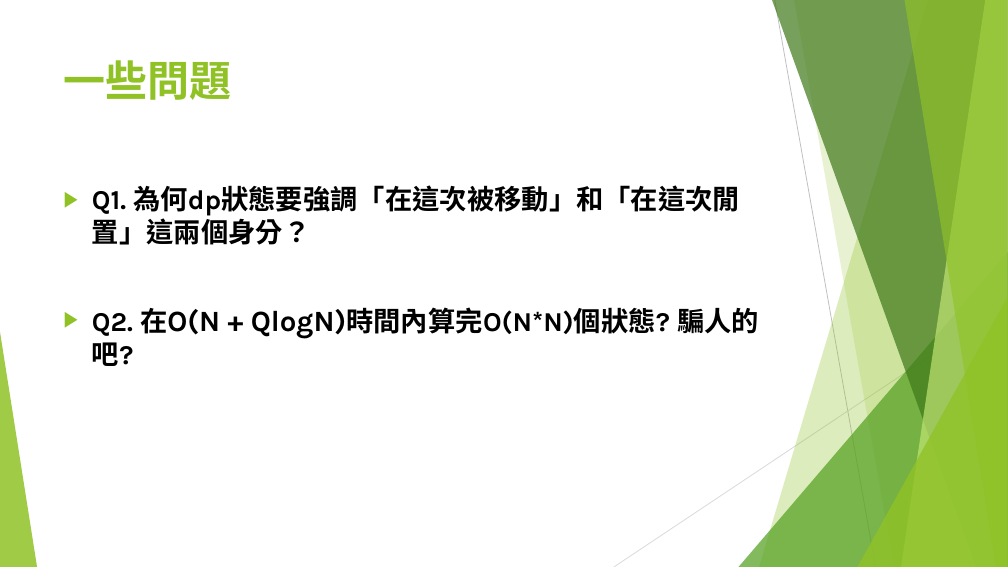
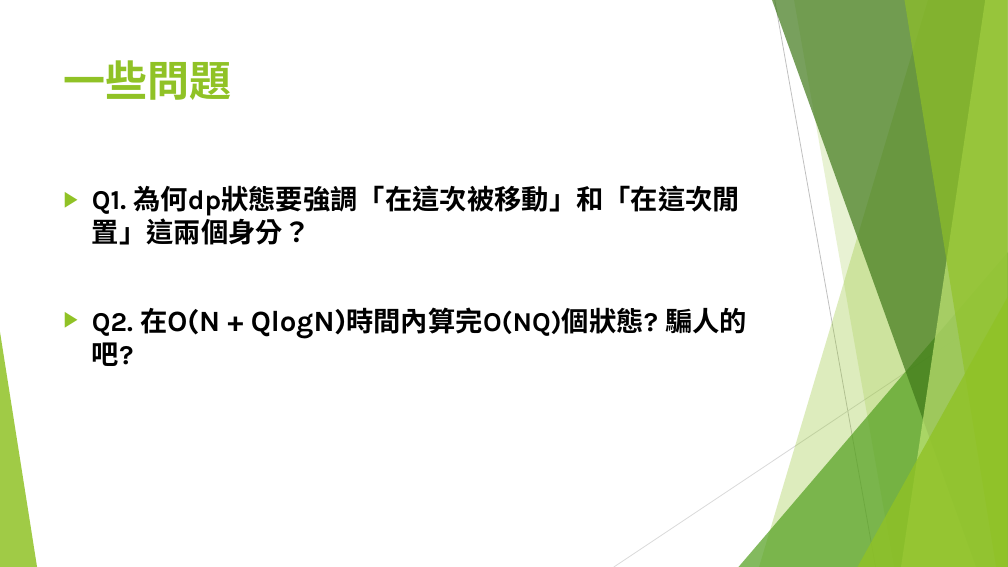
Before and after one commit to S920105123/DP2, a slide deck: slide 91 of presentation/進階動態規劃.pptx. Drawn at 1008x567 pixels with LibreOffice and Linux fonts; fonts in the diff are those of the drawing. Boxes give left, top, right and bottom in pixels: in the first picture for what was removed or moved away, otherwise in the second. Text is boxed around its words. In the diff, an @@ line names an element or a change of style, - is before the commit and + after.

```diff
--- a/presentation/進階動態規劃.pptx
+++ b/presentation/進階動態規劃.pptx
@@ text at [92,307,747,366]: text changed @@
-▶ Q2. 在O(N + QlogN)時間內算完O(N*N)個狀態? 騙人的吧?
+▶ Q2. 在O(N + QlogN)時間內算完O(NQ)個狀態? 騙人的吧?
```
Also in this commit, not shown: 2 other slides changed, 9 slides added.
